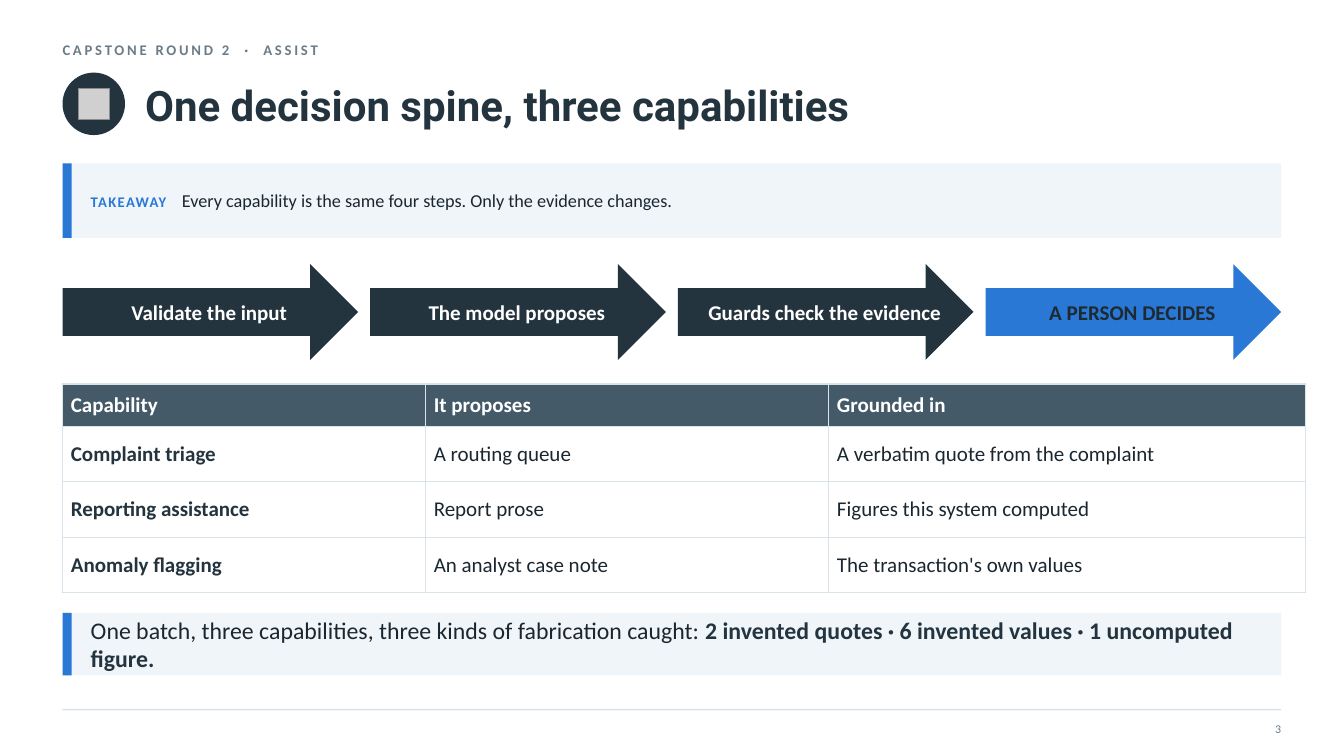
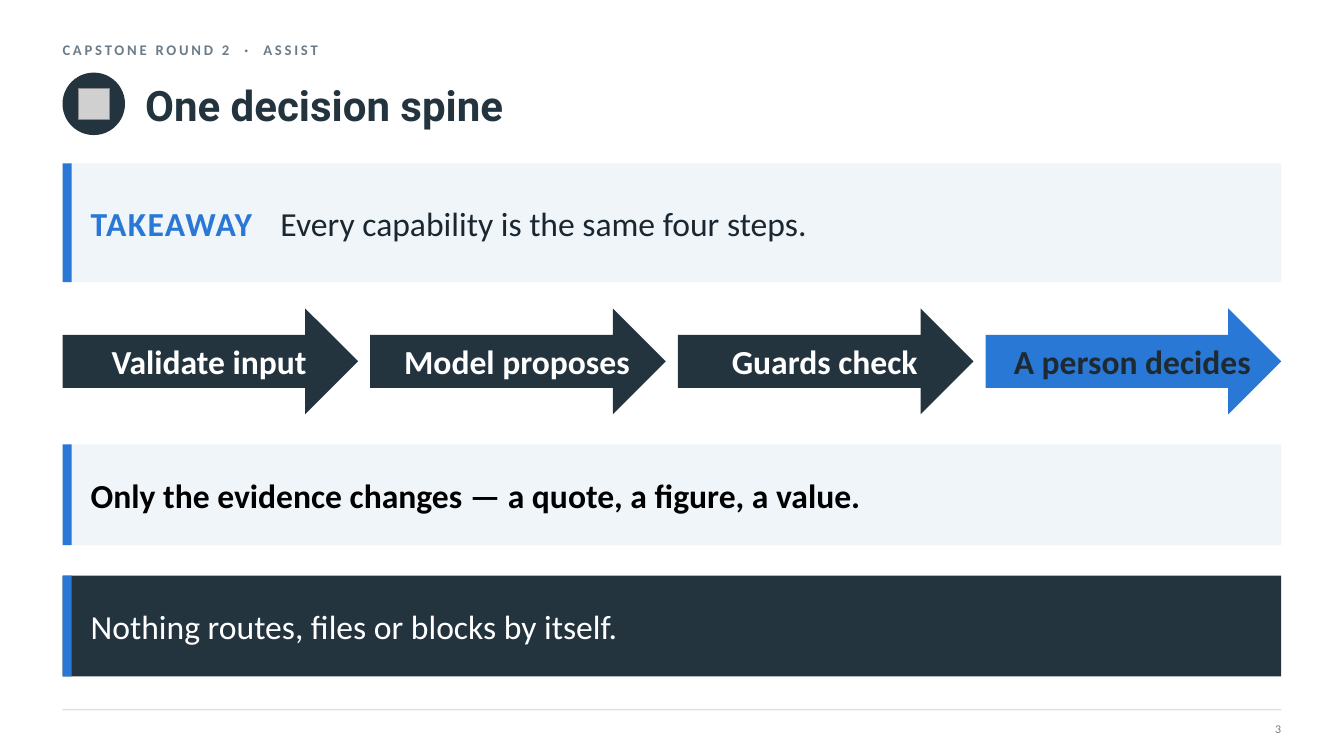
Before and after one commit to nyelugo/PROJECT-Capstone-AI-Consulting, a slide deck: slide 4 of presentation.pptx. Drawn at 1344x756 pixels with LibreOffice and Linux fonts; fonts in the diff are those of the drawing; grey boxes stand for pictures. Boxes give left, top, right and bottom in pixels: in the first picture for what was removed or moved away, otherwise in the second. Text is boxed around its words. In the diff, an @@ line names an element or a change of style, - is before the commit and + after.

```diff
--- a/presentation.pptx
+++ b/presentation.pptx
@@ text at <box>145,89,502,130</box>: text changed @@
-One decision spine, three capabilities
+One decision spine
@@ rectangle: place and size @@
-rectangle at <box>63,163,1281,238</box>
+rectangle at <box>63,163,1281,282</box>
@@ rectangle: place and size @@
-rectangle at <box>63,163,72,238</box>
+rectangle at <box>63,163,72,282</box>
@@ text at <box>91,212,806,242</box>: text changed; size 13 to 24 pt @@
-TAKEAWAY Every capability is the same four steps. Only the evidence changes.
+TAKEAWAY Every capability is the same four steps.
@@ right arrow: place and size @@
-right arrow at <box>63,264,358,360</box>
+right arrow at <box>63,309,358,414</box>
@@ right arrow: place and size @@
-right arrow at <box>370,264,665,360</box>
+right arrow at <box>370,309,665,414</box>
@@ right arrow: place and size @@
-right arrow at <box>678,264,973,360</box>
+right arrow at <box>678,309,973,414</box>
@@ right arrow: place and size @@
-right arrow at <box>986,264,1281,360</box>
+right arrow at <box>986,309,1281,414</box>
@@ text at <box>112,350,307,380</box>: text changed; size 15 to 24 pt @@
-Validate the input
+Validate input
@@ text at <box>404,350,629,380</box>: text changed; size 15 to 24 pt @@
-The model proposes
+Model proposes
@@ text at <box>732,350,917,375</box>: text changed; size 15 to 24 pt @@
-Guards check the evidence
+Guards check
@@ text at <box>1014,350,1251,380</box>: text changed; size 15 to 24 pt @@
-A PERSON DECIDES
+A person decides
@@ table removed at <box>63,384,1306,580</box>, 4 rows, 3 columns @@
-Capability | It proposes | Grounded in
-Complaint triage | A routing queue | A verbatim quote from the complaint
-Reporting assistance | Report prose | Figures this system computed
-Anomaly flagging | An analyst case note | The transaction's own values
@@ rectangle added at <box>63,445,1281,545</box>, fill #EFF5F9 @@
@@ rectangle added at <box>63,445,72,545</box>, fill #2A78D6 @@
@@ text added at <box>91,484,860,514</box>, 24 pt, text #000000, bold @@
+Only the evidence changes — a quote, a figure, a value.
@@ rectangle: place and size @@
-rectangle at <box>63,613,72,676</box>
+rectangle at <box>63,576,72,677</box>
@@ rectangle: place and size @@
-rectangle at <box>63,613,1281,676</box>
+rectangle at <box>63,576,1281,677</box>
@@ rectangle at <box>63,576,1281,677</box>: fill #EFF5F9 to #24343F @@
@@ text removed at <box>91,622,1233,671</box> @@
-One batch, three capabilities, three kinds of fabrication caught: 2 invented quotes · 6 invented values · 1 uncomputed figure.
@@ text added at <box>91,615,617,645</box>, 24 pt, text #FFFFFF @@
+Nothing routes, files or blocks by itself.
```
Also in this commit, not shown: 16 other slides changed, 3 other files.
